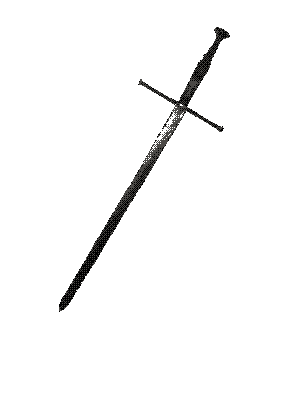
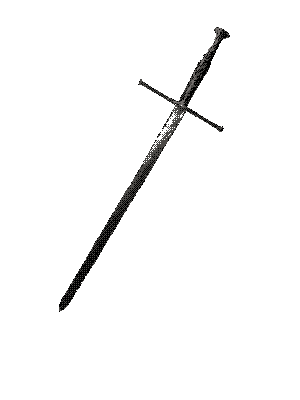
Two versions of the same layered image (300 × 400). Layer-by-layer changes:
painted on "레이어 1" over [166, 28, 227, 107]
